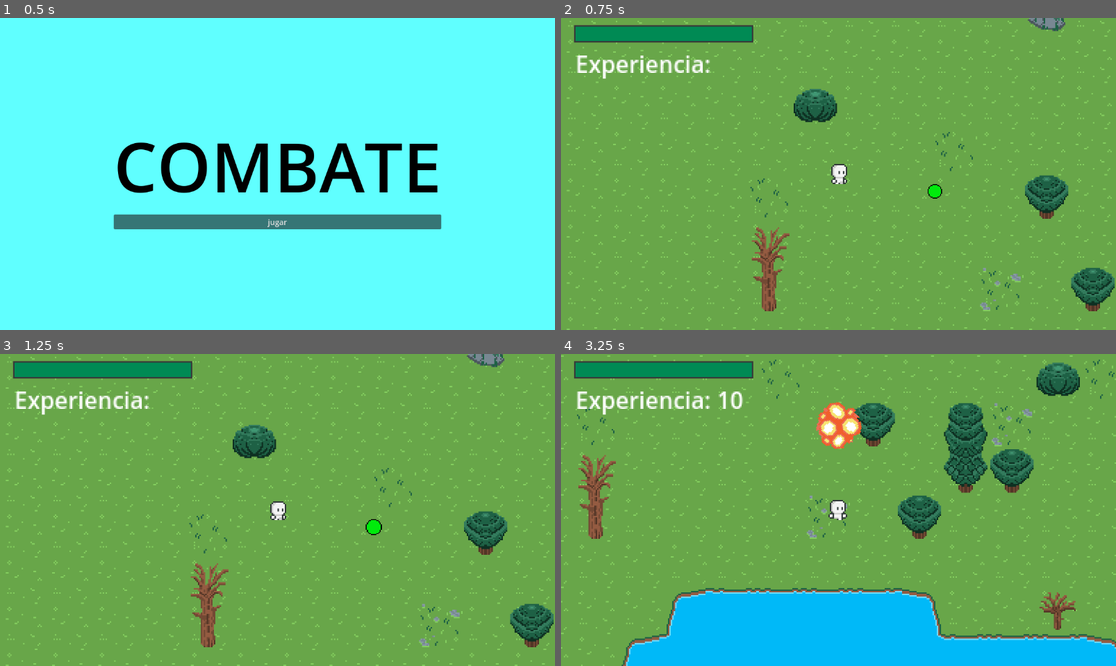
Above: before the commit, frames 1-4 (two rows, left to right).
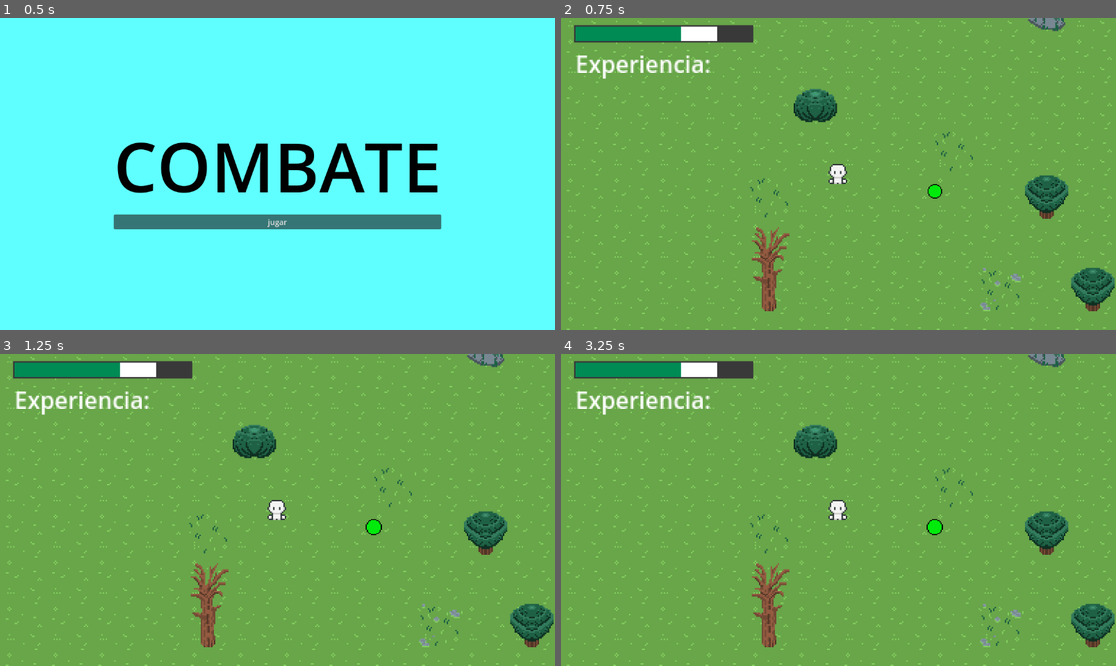
Above: after the commit, the same moments.

Repository: kelvinocampo/GD_TESTS
Game: Godot game, scene res://scenes/MenuInicio.tscn
Two runs of this game, one before a commit and one after it. Both use one fixed random seed, a clock stepped at 60 frames per second and the inputs below.
Inputs (mouse positions are in pixels of both pictures, inside the frame that each line leads up to):
- Up to frame 1 (0.5 s): no input
- Up to frame 2 (0.75 s): click "jugar" at 0.5 s
- Up to frame 3 (1.25 s): no input
- Up to frame 4 (3.25 s): tap Enter at 1.25 s; move the mouse to (960, 494) at 1.27 s; press the mouse at (960, 494) at 1.28 s; hold D (derecha) 1.28-2.03 s; move the mouse to (727, 525) at 2.02 s; release the mouse at (727, 525) at 2.03 s; hold S (abajo) 2.03-2.78 s; click (727, 525) at 2.1 s; move the mouse to (894, 441) at 2.77 s; press the mouse at (894, 441) at 2.78 s; hold D (derecha) from 2.78 s (still down)

Frame 1 is identical in both runs. In frame 2, 0.7% of the frame differs, in the area x 21-52%, y 2-54%; in frame 3, 0.7%; in frame 4, 29%, in the area x 0-100%, y 0-100%.
Error after the commit: Parse Error: Expected end of statement after expression, found "Literal" instead. (res://scripts/player.gd:151)

Commit message:
add player levels

Diff:
--- a/COMBAT/scripts/player.gd
+++ b/COMBAT/scripts/player.gd
@@ -7,6 +7,17 @@
 # Guarda la última dirección: "right", "left", "up", "down"
 var last_dir := "right"
 var experience = 0
+var levels = [
+	{
+		"xp": 30,
+		"health": 110
+	},
+	{
+		"xp": 70,
+		"health": 120
+	}
+]
+var level = 0
 
 @onready var lifebar = $Camera2D/Control/LIFE
 @onready var experiencelabel = $Camera2D/Control/Label
@@ -133,9 +144,24 @@
 func ganar_experiencia(xp: int) -> void:
 	# Aquí va tu lógica de aumento de XP, nivel, etc.
 	experience += xp
-	experiencelabel.text = "Experiencia: " + str(experience)
+
+	level_up()
+	xp_needed = levels[level]["xp"]
+
+	experiencelabel.text = "Nivel: " + str(level + 1) + " (" + str(experience) + " / "+ str(xp_needed) ")"
 
 	# En el script del Jugador o Game Manager
+
+func level_up():
+	while true:
+		xp_needed = levels[level]["xp"]
+
+		if experience >= xp_needed:
+			experience -= xp_needed
+			health = levels[level]["health"]
+			level += 1
+		else:
+			return
 
 const ESCENA_GAMEOVER = preload("res://scenes/GameOver.tscn")
 
